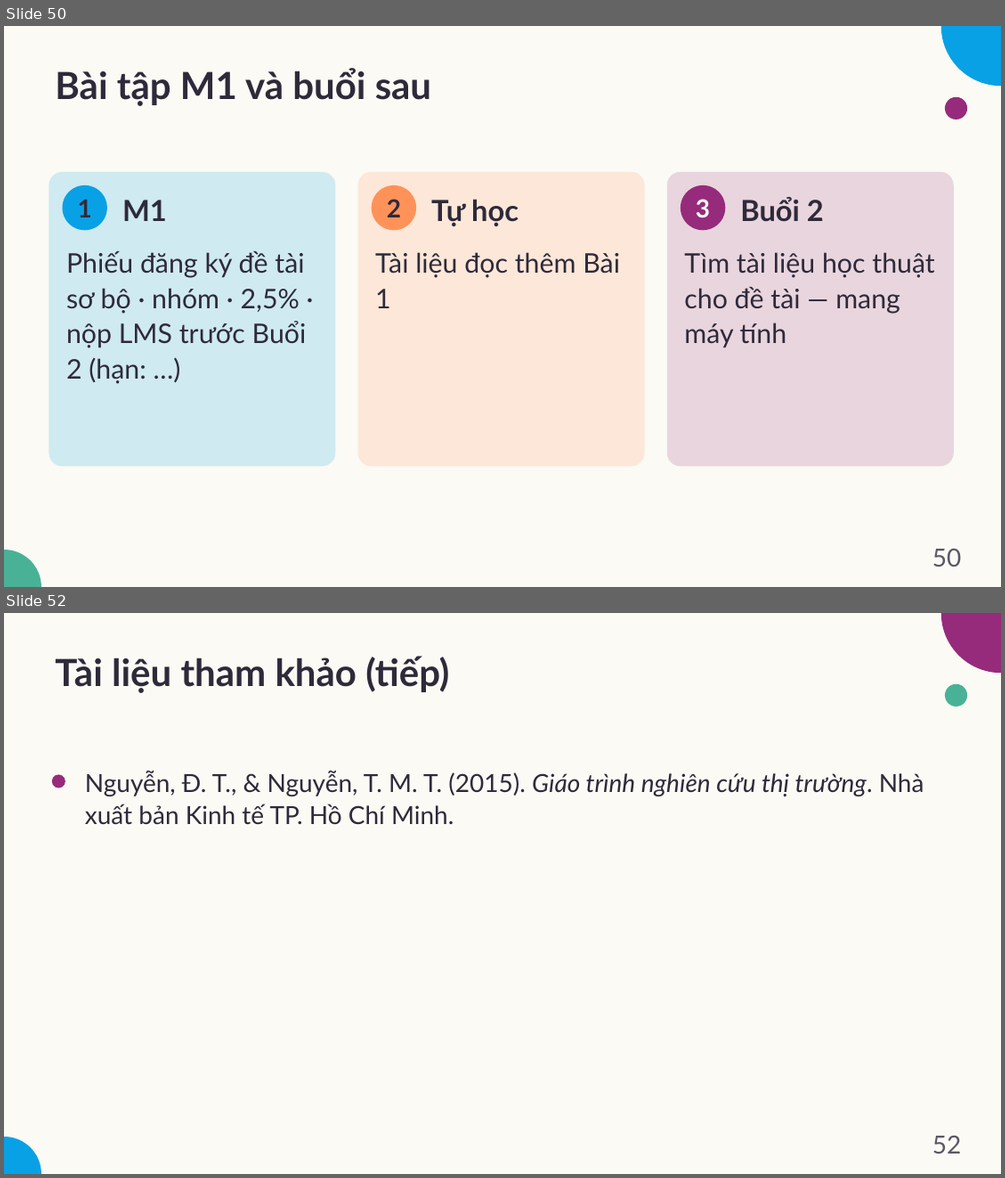
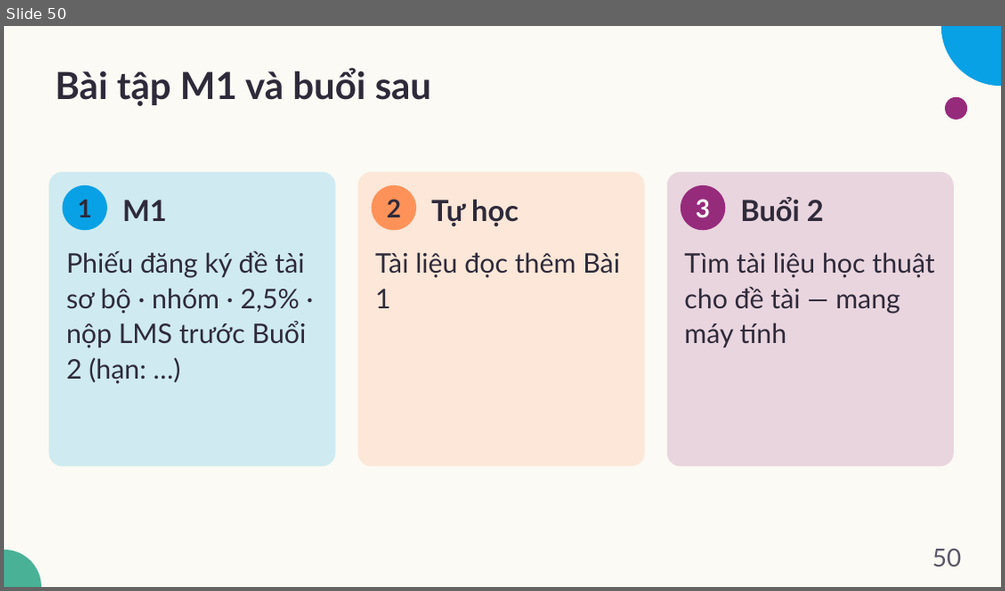
Before and after one commit to dnbaoquyen/academic-pptx-skill, a slide deck: mkt1107/output/MKT1107_W01_slides.pptx. Shown one above the other, each under a label of ours: slides 50 and 52 before the commit, slide 50 after it; the slides between them are not shown. The pictures are 1005x1178 and 1005x591 pixels, drawn with LibreOffice and Linux fonts; fonts in the diff are those of the drawing. Boxes give left, top, right and bottom in pixels: in the first picture for what was removed or moved away, otherwise in the second. Text is boxed around its words. In the diff, an @@ line names an element or a change of style, - is before the commit and + after.

```diff
--- a/mkt1107/output/MKT1107_W01_slides.pptx
+++ b/mkt1107/output/MKT1107_W01_slides.pptx
@@ slide 52 removed at (4,613,1001,1174), background #FBFAF4 @@
@@ ellipse removed at (941,613,1001,673) @@
@@ title removed at (55,656,449,693) @@
-Tài liệu tham khảo (tiếp)
@@ ellipse removed at (945,684,967,706) @@
@@ text removed at (85,771,924,825) @@
-Nguyễn, Đ. T., & Nguyễn, T. M. T. (2015). Giáo trình nghiên cứu thị trường. Nhà xuất bản Kinh tế TP. Hồ Chí Minh.
@@ ellipse removed at (52,774,65,788) @@
@@ ellipse removed at (4,1136,41,1174) @@
@@ page number removed at (932,1135,961,1153) @@
-52
```
Also in this commit, not shown: 3 slides changed, 14 other files.
